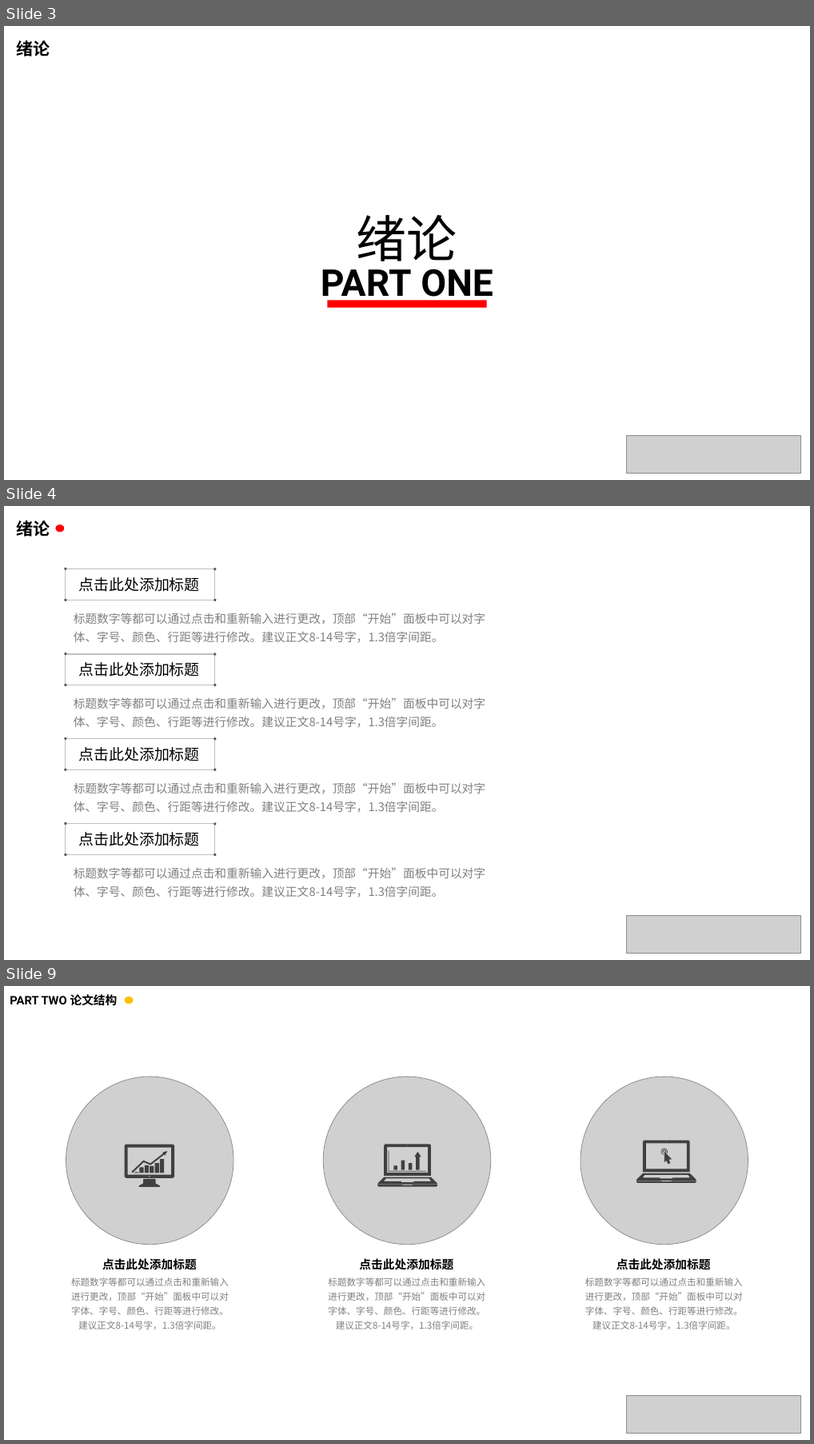
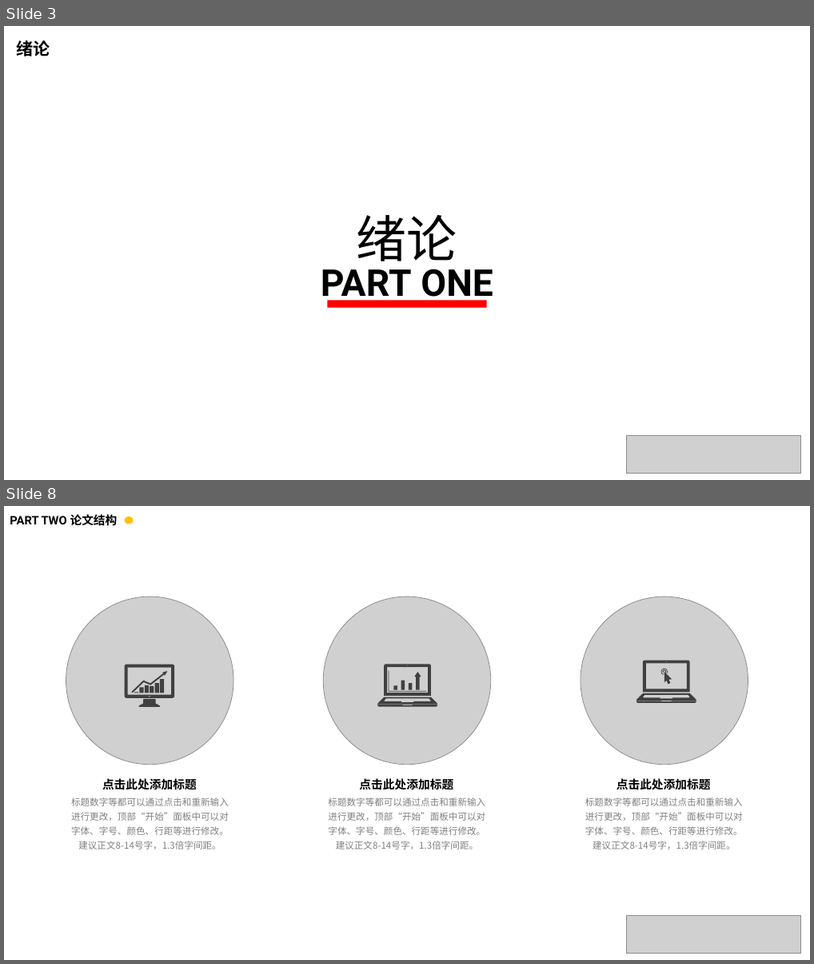
Before and after one commit to zhuke1993/GraduationProject_KeZhu, a slide deck: 文档/基于SVM分类器的动作识别系统.pptx. Shown one above the other, each under a label of ours: slides 3, 4 and 9 before the commit, slides 3 and 8 after it; the slides between them are not shown. The pictures are 814x1444 and 814x964 pixels, drawn with LibreOffice and Linux fonts; fonts in the diff are those of the drawing; grey boxes stand for pictures; background and template pictures are left out. Boxes give left, top, right and bottom in pixels: in the first picture for what was removed or moved away, otherwise in the second. Text is boxed around its words. In the diff, an @@ line names an element or a change of style, - is before the commit and + after.

Commit message:
论文修改

```diff
--- a/文档/基于SVM分类器的动作识别系统.pptx
+++ b/文档/基于SVM分类器的动作识别系统.pptx
@@ slide 4 removed at (4,506,810,960), background #FFFFFF @@
@@ text removed at (16,520,50,536) @@
-绪论
@@ ellipse removed at (55,524,64,532) @@
@@ text removed at (79,577,200,592) @@
-点击此处添加标题
@@ group removed at (65,568,216,601): 4 ellipses, 1 rectangle @@
@@ text removed at (74,613,486,642) @@
-标题数字等都可以通过点击和重新输入进行更改，顶部“开始”面板中可以对字体、字号、颜色、行距等进行修改。建议正文8-14号字，1.3倍字间距。
@@ text removed at (79,662,200,676) @@
-点击此处添加标题
@@ group removed at (65,652,216,686): 4 ellipses, 1 rectangle @@
@@ text removed at (74,698,486,727) @@
-标题数字等都可以通过点击和重新输入进行更改，顶部“开始”面板中可以对字体、字号、颜色、行距等进行修改。建议正文8-14号字，1.3倍字间距。
@@ group removed at (65,737,216,770): 4 ellipses, 1 rectangle @@
@@ text removed at (79,747,200,761) @@
-点击此处添加标题
@@ text removed at (74,783,486,812) @@
-标题数字等都可以通过点击和重新输入进行更改，顶部“开始”面板中可以对字体、字号、颜色、行距等进行修改。建议正文8-14号字，1.3倍字间距。
@@ text removed at (79,832,200,846) @@
-点击此处添加标题
@@ group removed at (65,822,216,856): 4 ellipses, 1 rectangle @@
@@ text removed at (74,868,486,896) @@
-标题数字等都可以通过点击和重新输入进行更改，顶部“开始”面板中可以对字体、字号、颜色、行距等进行修改。建议正文8-14号字，1.3倍字间距。
@@ picture removed at (627,915,802,953) @@
@@ what was slide 9 is now slide 8 @@
```
Also in this commit, not shown: 1 slide changed, 4 slides added, 5 other slides removed, 10 other files.
